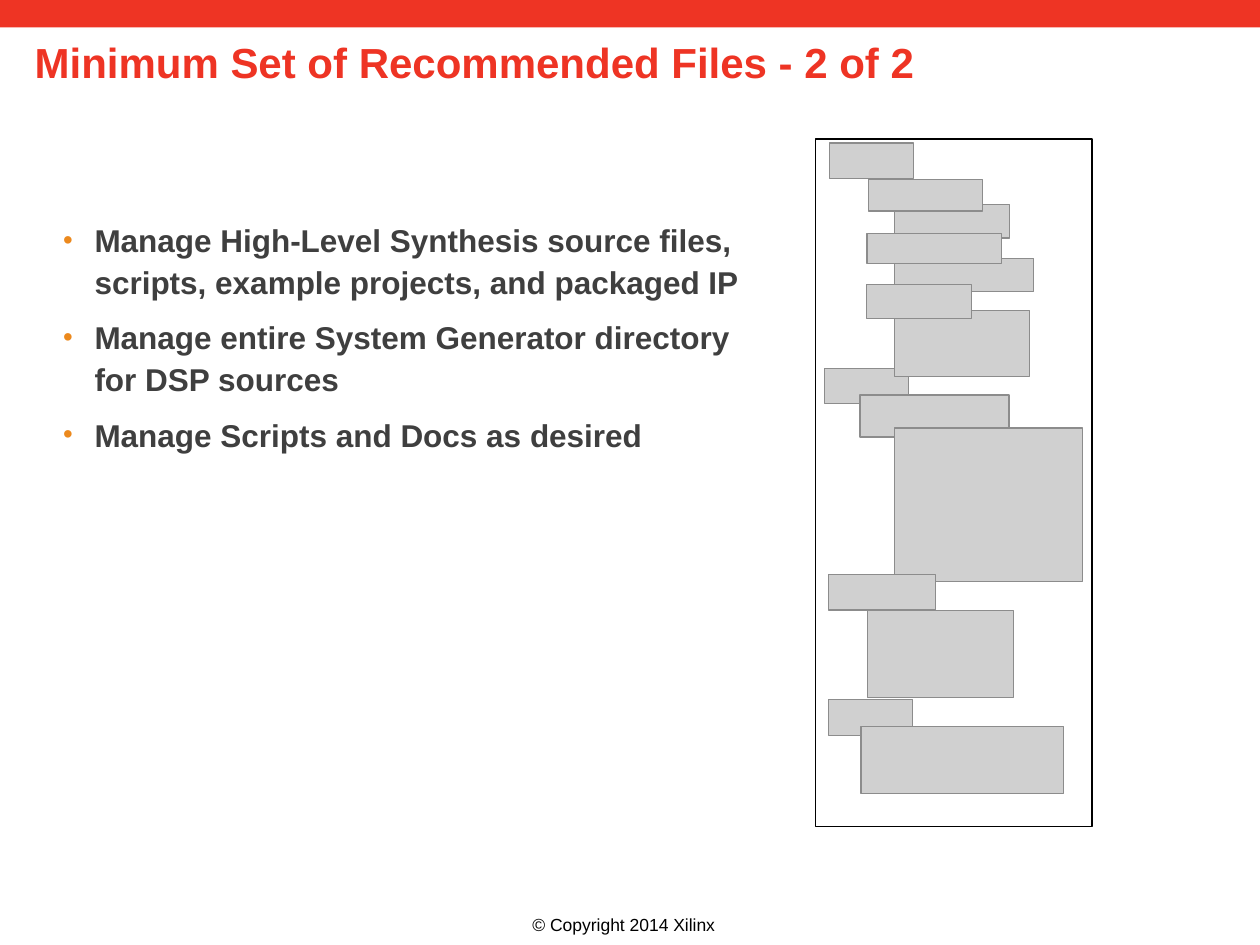
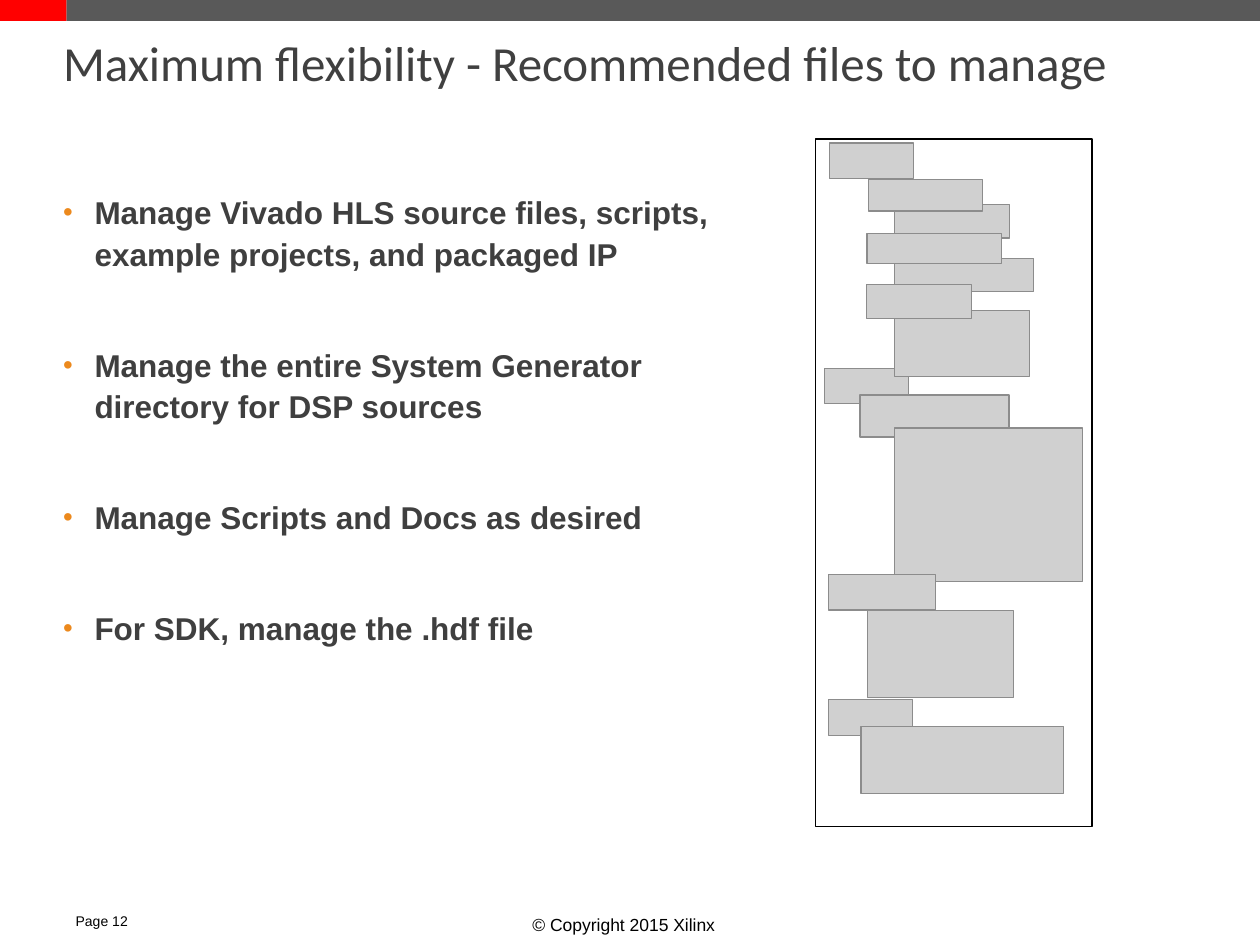
Before and after one commit to Xilinx/revCtrl, a slide deck: slide 11 of doc/versionControl.pptx (slide 23 before the commit). Drawn at 1260x945 pixels with LibreOffice and Linux fonts; fonts in the diff are those of the drawing; grey boxes stand for pictures; background and template pictures are left out. Boxes give left, top, right and bottom in pixels: in the first picture for what was removed or moved away, otherwise in the second. Text is boxed around its words. In the diff, an @@ line names an element or a change of style, - is before the commit and + after.

```diff
--- a/doc/versionControl.pptx
+++ b/doc/versionControl.pptx
@@ rectangle added at <box>0,0,67,21</box>, fill #FF0000 @@
@@ rectangle: place and size @@
-rectangle at <box>0,0,1260,28</box>
+rectangle at <box>67,0,1260,21</box>
@@ rectangle at <box>67,0,1260,21</box>: fill #EE3424 to #595959 @@
@@ text removed at <box>35,47,914,79</box> @@
-Minimum Set of Recommended Files - 2 of 2
@@ title added at <box>63,47,1107,90</box>, 28 pt, text #404040 @@
+Maximum flexibility - Recommended files to manage
@@ text "Manage Vivado HLS source files, ...": place and size @@
-text "Manage Vivado HLS source files, ..." at <box>94,229,738,452</box>
+text "Manage Vivado HLS source files, ..." at <box>94,201,708,646</box>
@@ text at <box>94,201,708,424</box>: text changed @@
-• Manage High-Level Synthesis source files, scripts, example projects, and packaged IP
-• Manage entire System Generator directory for DSP sources
+• Manage Vivado HLS source files, scripts, example projects, and packaged IP
+• Manage the entire System Generator directory for DSP sources
@@ text at <box>94,617,533,646</box>: paragraph added @@
+• For SDK, manage the .hdf file
@@ text added at <box>76,916,128,929</box>, 8 pt, text #000000 @@
+Page 12
@@ text at <box>550,918,715,935</box>: text changed @@
-© Copyright 2014 Xilinx
+© Copyright 2015 Xilinx
```
Also in this commit, not shown: 20 other slides changed, 19 slides added, 8 slides removed.
